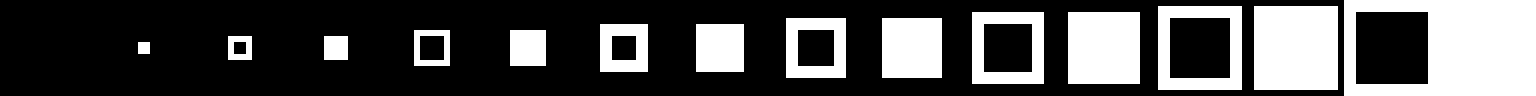
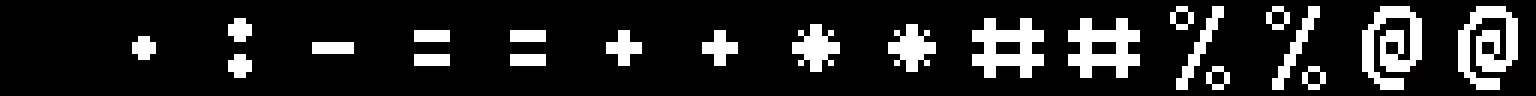
Comparing the layer stacks of the two 1536x96 images. Changes:
added layer "Layer 3" above "Layer 2" over [414, 36, 450, 60]
added layer "Layer 2" above ". : - = + * # % @" over [132, 0, 1518, 96]
added layer "Layer 1" above "Background" over [132, 0, 1536, 96]
added layer "Background" over [132, 0, 1536, 96]
